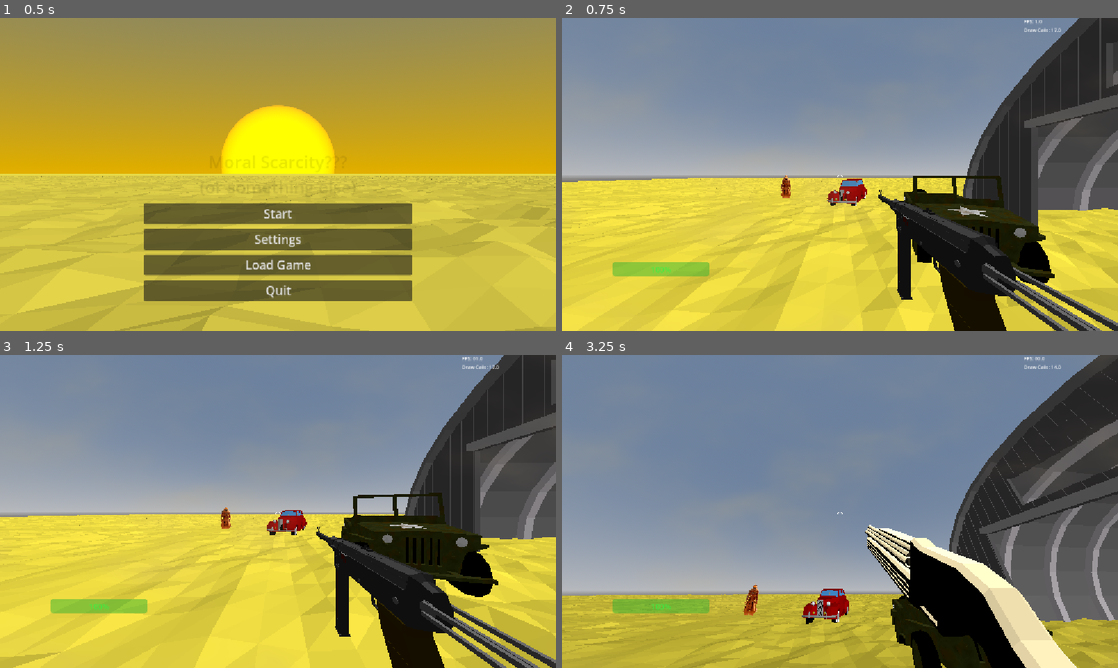
Above: before the commit, frames 1-4 (two rows, left to right).
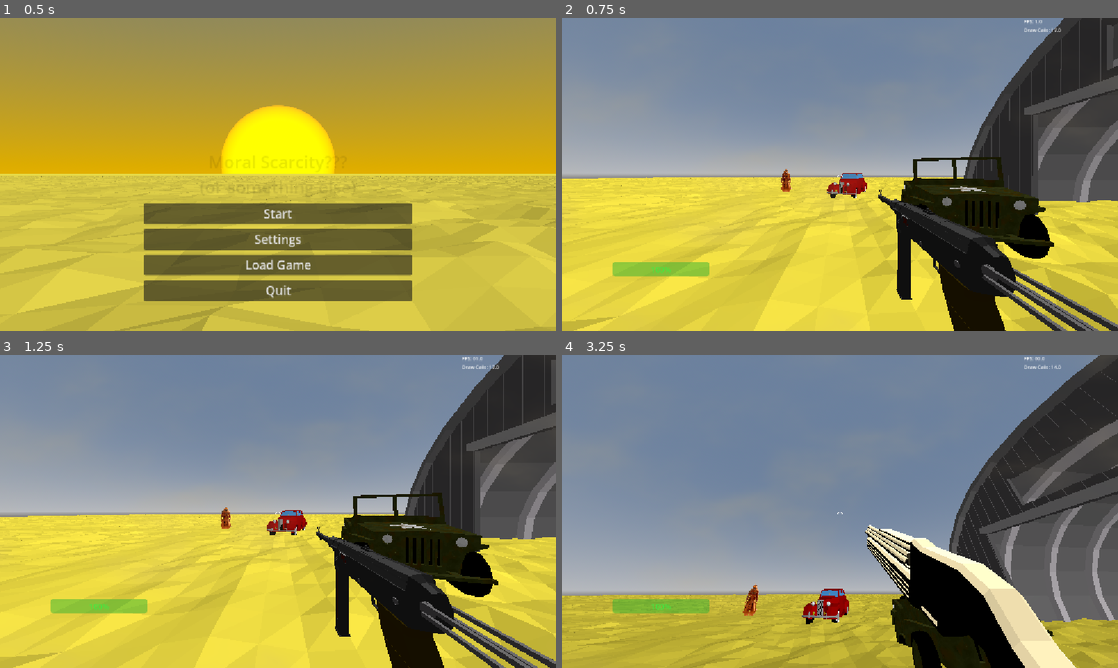
Above: after the commit, the same moments.

Repository: dinazaber/Desolate-Delivery
Game: Godot game, scene res://Scenes/MainMenu.tscn
The game is run twice, just before and just after one commit, with the same random seed, the same clock (stepped at 60 frames per second) and the same inputs.
Inputs (mouse positions are in pixels of both pictures, inside the frame that each line leads up to):
- Up to frame 1 (0.5 s): no input
- Up to frame 2 (0.75 s): click "Start" at 0.5 s
- Up to frame 3 (1.25 s): no input
- Up to frame 4 (3.25 s): tap Enter at 1.25 s; move the mouse to (962, 495) at 1.27 s; tap 1 (1) at 1.35 s; click (962, 495) at 1.42 s; tap 2 (2) at 1.55, 2.1 s; tap Space (Space) at 2 s; move the mouse to (812, 511) at 2.02 s; tap 3 (3) at 2.3, 2.85 s; move the mouse to (851, 505) at 2.77 s; tap A (A) at 3.05 s

Frame 1 is identical in both runs. In frame 2, 13% of the frame differs, in the area x 0-100%, y 0-100%; in frame 3, 0.8%; in frame 4, 0.6%.

Commit message:
Screen shake
ADDITIONS:
> added "shakeable camera" and "trauma causer" scenes
> screen shake has been introduced to weapons, landing, grenade explosions, and taking damage
> USAGE: https://youtu.be/1i5SB8Ct1y0?si=Bbe-v9b74iY1KXC7

RELATED TODOs:
> maybe add velocity-scaled camera shake?

Diff:
--- a/Scenes/Grenade.tscn
+++ b/Scenes/Grenade.tscn
@@ -2,6 +2,7 @@
 
 [ext_resource type="ArrayMesh" uid="uid://bx1fs0t7d5ng3" path="res://assets/Meshes/Weapons/Genade.mesh" id="1_be0jk"]
 [ext_resource type="Script" uid="uid://4i0nsk0syjsv" path="res://Scripts/Grenade.gd" id="1_t2ec2"]
+[ext_resource type="PackedScene" uid="uid://b4wyneleeqxp" path="res://Scenes/trauma_causer.tscn" id="3_6rbch"]
 
 [sub_resource type="CylinderShape3D" id="CylinderShape3D_t2ec2"]
 height = 0.22
@@ -136,6 +137,9 @@
 radial_segments = 8
 rings = 4
 
+[sub_resource type="SphereShape3D" id="SphereShape3D_ou7vq"]
+radius = 8.0
+
 [node name="Grenade" type="RigidBody3D" unique_id=1710984480 groups=["ShotReactable"]]
 collision_layer = 6
 collision_mask = 6
@@ -201,4 +205,10 @@
 process_material = SubResource("ParticleProcessMaterial_ij7c0")
 draw_pass_1 = SubResource("SphereMesh_e1jli")
 
+[node name="trauma_causer" parent="." unique_id=1675244516 instance=ExtResource("3_6rbch")]
+trauma_amount = 15.0
+
+[node name="CollisionShape3D" type="CollisionShape3D" parent="trauma_causer" unique_id=1399274076]
+shape = SubResource("SphereShape3D_ou7vq")
+
 [connection signal="timeout" from="Timer" to="." method="_on_timer_timeout"]
--- a/Scenes/LeftHandWeapons.tscn
+++ b/Scenes/LeftHandWeapons.tscn
@@ -1,6 +1,7 @@
 [gd_scene format=3 uid="uid://d3y1m515qojp2"]
 
 [ext_resource type="ArrayMesh" uid="uid://c1ua4nhpxyyli" path="res://assets/Meshes/Weapons/shotty.mesh" id="1_32bl7"]
+[ext_resource type="PackedScene" uid="uid://b4wyneleeqxp" path="res://Scenes/trauma_causer.tscn" id="2_2xa8l"]
 
 [sub_resource type="Animation" id="Animation_u6d72"]
 resource_name = "DrawShotgun"
@@ -96,6 +97,9 @@
 &"ShootShotgun": SubResource("Animation_jrs8s")
 }
 
+[sub_resource type="SphereShape3D" id="SphereShape3D_7x6it"]
+radius = 4.0
+
 [node name="LeftHand" type="Node3D" unique_id=1896444700]
 
 [node name="Shotty" type="MeshInstance3D" parent="." unique_id=48255100]
@@ -105,3 +109,9 @@
 
 [node name="AnimationPlayer" type="AnimationPlayer" parent="." unique_id=1787380741]
 libraries/ = SubResource("AnimationLibrary_lekgj")
+
+[node name="trauma_causer" parent="." unique_id=1675244516 instance=ExtResource("2_2xa8l")]
+trauma_amount = 1.5
+
+[node name="CollisionShape3D" type="CollisionShape3D" parent="trauma_causer" unique_id=169594543]
+shape = SubResource("SphereShape3D_7x6it")
--- a/Scenes/Player.tscn
+++ b/Scenes/Player.tscn
@@ -2,6 +2,7 @@
 
 [ext_resource type="Script" uid="uid://dh81y2wk5ijn" path="res://Scripts/Player.gd" id="1_g8lft"]
 [ext_resource type="PackedScene" uid="uid://4ercdvy5pe3t" path="res://Scenes/RightHandWeapons.tscn" id="2_kyqiw"]
+[ext_resource type="PackedScene" uid="uid://dvs50w2owu2rs" path="res://Scenes/shakeable_camera.tscn" id="2_megsn"]
 [ext_resource type="Script" uid="uid://mnanpq21gwd4" path="res://Scripts/PauseMenu.gd" id="3_dewec"]
 [ext_resource type="PackedScene" uid="uid://b2hljcs3010c5" path="res://Scenes/Settings.tscn" id="3_gntrk"]
 [ext_resource type="PackedScene" uid="uid://d3y1m515qojp2" path="res://Scenes/LeftHandWeapons.tscn" id="3_nn08x"]
@@ -62,26 +63,32 @@
 
 [node name="PlayerCamera" type="Camera3D" parent="." unique_id=1738772125]
 transform = Transform3D(-4.371213e-08, 9.313226e-10, -1, -5.1691977e-11, 1, 9.313226e-10, 1, 5.169202e-11, -4.371213e-08, 0, 0.639, 0)
+visible = false
 cull_mask = 1048573
 fov = 90.0
 size = 56.061
 
-[node name="throwableSpawn" type="Marker3D" parent="PlayerCamera" unique_id=67584433]
+[node name="shakeable_camera" parent="." unique_id=1373532385 instance=ExtResource("2_megsn")]
+transform = Transform3D(-4.371139e-08, 0, -1, 0, 1, 0, 1, 0, -4.371139e-08, 0, 0.64, 0)
+trauma_reduction_rate = 3.0
+noise_speed = 30.0
+
+[node name="throwableSpawn" type="Marker3D" parent="shakeable_camera" unique_id=67584433]
 transform = Transform3D(-4.371213e-08, -5.1691977e-11, 1, 9.313226e-10, 1, 5.169202e-11, -1, 9.313226e-10, -4.371213e-08, 4.426729e-09, 0, -1.4877298)
 
-[node name="PlayerRayEnd" type="Marker3D" parent="PlayerCamera" unique_id=1350417793]
-transform = Transform3D(1, 0, 0, 0, 1, 0, 0, 0, 1, 0, 0, -75)
-
-[node name="PlayerRay" type="RayCast3D" parent="PlayerCamera" unique_id=1906683229]
-transform = Transform3D(-4.371213e-08, -5.1691977e-11, 1, 9.313226e-10, 1, 5.169202e-11, -1, 9.313226e-10, -4.371213e-08, 0, 0, 0)
+[node name="PlayerRayEnd" type="Marker3D" parent="shakeable_camera" unique_id=1350417793]
+transform = Transform3D(1, 5.1691977e-11, -7.4251716e-13, -5.1691977e-11, 1, 9.313226e-10, 7.4251716e-13, -9.313226e-10, 1, 5.570655e-11, -0.0010000467, -75)
+
+[node name="PlayerRay" type="RayCast3D" parent="shakeable_camera" unique_id=1906683229]
+transform = Transform3D(-4.371139e-08, 9.232692e-19, 1, 0, 1, 9.232692e-19, -1, -4.0357378e-26, -4.371139e-08, 0, -0.0009999871, 0)
 target_position = Vector3(75, 0, 0)
 collision_mask = 6
 
-[node name="LeftHand" parent="PlayerCamera" unique_id=1896444700 instance=ExtResource("3_nn08x")]
-transform = Transform3D(-8.742278e-09, 0, 0.2, 7.66726e-24, 0.2, 0, -0.2, -4.5191364e-19, -8.742278e-09, -0.5461225, -0.38191456, -0.47322318)
-
-[node name="RightHand" parent="PlayerCamera" unique_id=267885530 instance=ExtResource("2_kyqiw")]
-transform = Transform3D(0.15, 0, 0, 0, 0.15, -3.3893527e-19, 0, -3.3893524e-19, 0.15, 0.24724317, -0.13591963, -0.30084935)
+[node name="LeftHand" parent="shakeable_camera" unique_id=1896444700 instance=ExtResource("3_nn08x")]
+transform = Transform3D(-8.74213e-09, 1.0338396e-11, 0.2, -1.8626452e-10, 0.2, -1.0338404e-11, -0.2, -1.8626452e-10, -8.74213e-09, -0.5461225, -0.38291454, -0.47322318)
+
+[node name="RightHand" parent="shakeable_camera" unique_id=267885530 instance=ExtResource("2_kyqiw")]
+transform = Transform3D(0.15, 7.753797e-12, -1.1146639e-13, -7.753797e-12, 0.15, 1.3969839e-10, 1.1146639e-13, -1.3969839e-10, 0.15, 0.24724317, -0.13691962, -0.30084935)
 
 [node name="PauseMenu" type="Control" parent="." unique_id=877245422 node_paths=PackedStringArray("hud")]
 process_mode = 3
--- a/Scenes/RightHandWeapons.tscn
+++ b/Scenes/RightHandWeapons.tscn
@@ -5,6 +5,7 @@
 [ext_resource type="ArrayMesh" uid="uid://dgnpgu3vv3a5n" path="res://assets/Meshes/Weapons/Speargun - PLACEHOLDER.mesh" id="3_7mlgx"]
 [ext_resource type="ArrayMesh" uid="uid://c6nmdg8hnoe36" path="res://assets/Meshes/Weapons/beggarsShotgun/frame.mesh" id="4_vqio2"]
 [ext_resource type="ArrayMesh" uid="uid://eadvfmp34ewb" path="res://assets/Meshes/Weapons/beggarsShotgun/barrels.mesh" id="5_qqpya"]
+[ext_resource type="PackedScene" uid="uid://b4wyneleeqxp" path="res://Scenes/trauma_causer.tscn" id="6_qqpya"]
 
 [sub_resource type="Animation" id="Animation_l5ase"]
 resource_name = "LoadBeggarsShotgun"
@@ -271,6 +272,9 @@
 &"ShootSMG": SubResource("Animation_yltro"),
 &"ShootSpeargun": SubResource("Animation_vqio2")
 }
+
+[sub_resource type="SphereShape3D" id="SphereShape3D_l5ase"]
+radius = 15.0
 
 [sub_resource type="StandardMaterial3D" id="StandardMaterial3D_8qb6n"]
 transparency = 2
@@ -306,6 +310,8 @@
 material = SubResource("StandardMaterial3D_7bpbl")
 size = Vector3(0.01, 0.01, 10)
 
+[sub_resource type="SphereShape3D" id="SphereShape3D_qqpya"]
+
 [node name="RightHand" type="Node3D" unique_id=267885530]
 
 [node name="AnimationPlayer" type="AnimationPlayer" parent="." unique_id=207191350]
@@ -314,6 +320,12 @@
 [node name="SMG" type="MeshInstance3D" parent="." unique_id=559022510]
 transform = Transform3D(-8.742278e-09, 0, 0.2, 0, 0.2, 0, -0.2, 0, -8.742278e-09, 0, 0, 0)
 mesh = ExtResource("1_yltro")
+
+[node name="trauma_causer" parent="SMG" unique_id=1675244516 instance=ExtResource("6_qqpya")]
+trauma_amount = 0.3
+
+[node name="CollisionShape3D" type="CollisionShape3D" parent="SMG/trauma_causer" unique_id=1452703017]
+shape = SubResource("SphereShape3D_l5ase")
 
 [node name="Barrel" type="Node3D" parent="SMG" unique_id=576063553]
 transform = Transform3D(-1.4570462e-07, 0, -3.3333328, 0, 3.3333328, 0, 3.3333328, 0, -1.4570462e-07, 22.520256, 0, 9.843917e-07)
@@ -345,6 +357,12 @@
 [node name="BeggarsShotgun" type="Marker3D" parent="." unique_id=1087278608]
 visible = false
 
+[node name="trauma_causer" parent="BeggarsShotgun" unique_id=1077320746 instance=ExtResource("6_qqpya")]
+
+[node name="CollisionShape3D" type="CollisionShape3D" parent="BeggarsShotgun/trauma_causer" unique_id=1212888430]
+transform = Transform3D(10, 0, 0, 0, 10, 0, 0, 0, 10, 0, 0, 0)
+shape = SubResource("SphereShape3D_qqpya")
+
 [node name="Frame" type="MeshInstance3D" parent="BeggarsShotgun" unique_id=972063788]
 transform = Transform3D(-0.19999996, -1.4279067e-09, -3.0035153e-08, -6.493792e-10, 0.19999996, -4.656613e-10, 2.9802322e-08, -4.656613e-10, -0.19999996, 0.012746229, -0.13472262, -3.8664975)
 mesh = ExtResource("4_vqio2")
--- /dev/null
+++ b/Scenes/shakeable_camera.tscn
@@ -0,0 +1,21 @@
+[gd_scene format=3 uid="uid://dvs50w2owu2rs"]
+
+[ext_resource type="Script" uid="uid://c7e3sbb04x4n1" path="res://Scripts/shakeable_camera.gd" id="1_a31he"]
+
+[sub_resource type="FastNoiseLite" id="FastNoiseLite_fh7ym"]
+frequency = 0.05
+fractal_octaves = 4
+fractal_gain = 0.8
+
+[sub_resource type="SphereShape3D" id="SphereShape3D_w2e3y"]
+radius = 1.5
+
+[node name="shakeable_camera" type="Area3D" unique_id=1373532385]
+script = ExtResource("1_a31he")
+noise = SubResource("FastNoiseLite_fh7ym")
+
+[node name="CollisionShape3D" type="CollisionShape3D" parent="." unique_id=42415818]
+shape = SubResource("SphereShape3D_w2e3y")
+
+[node name="Camera3D" type="Camera3D" parent="." unique_id=696304236]
+fov = 90.0
--- a/Scenes/test.tscn
+++ b/Scenes/test.tscn
@@ -137,7 +137,7 @@
 environment = SubResource("Environment_ys1qc")
 
 [node name="Player" parent="." unique_id=1941692924 node_paths=PackedStringArray("screenEffect", "sun") instance=ExtResource("2_8od7v")]
-transform = Transform3D(0.8183203, 0, -0.57476246, 0, 1, 0, 0.57476246, 0, 0.8183203, -3.9721003, 1.7755189, -3.147481)
+transform = Transform3D(0.8183203, 0, -0.57476246, 0, 1, 0, 0.57476246, 0, 0.8183203, -3.9721003, 0.59070325, -3.147481)
 screenEffect = NodePath("SandHaze")
 sun = NodePath("../DirectionalLight3D")
 
--- /dev/null
+++ b/Scenes/trauma_causer.tscn
@@ -0,0 +1,6 @@
+[gd_scene format=3 uid="uid://b4wyneleeqxp"]
+
+[ext_resource type="Script" uid="uid://djtsqhxg1n87g" path="res://Scripts/trauma_causer.gd" id="1_f1ote"]
+
+[node name="trauma_causer" type="Area3D" unique_id=1675244516]
+script = ExtResource("1_f1ote")
--- a/Scripts/Player.gd
+++ b/Scripts/Player.gd
@@ -6,15 +6,20 @@
 const headAmp = 0.08
 var headTime = 0.0
 
-@onready var camDefHeight = $PlayerCamera.position.y
+@onready var camera = $shakeable_camera
+@onready var camDefHeight = camera.position.y
 @onready var healthBar = $HUD/HealthBar
 @export var screenEffect: ColorRect
 @export var sun: DirectionalLight3D
 
-@onready var rightWeapon_smg: MeshInstance3D = $PlayerCamera/RightHand/SMG
-@onready var rightWeapon_beggarsShotgun: Marker3D = $PlayerCamera/RightHand/BeggarsShotgun
-@onready var rightWeapon_speargun: MeshInstance3D = $PlayerCamera/RightHand/SpeargunPlaceholder
-@onready var leftWeapon: MeshInstance3D = $PlayerCamera/LeftHand/Shotty
+@onready var rightWeapon_smg: MeshInstance3D = $shakeable_camera/RightHand/SMG
+@onready var rightWeapon_beggarsShotgun: Marker3D = $shakeable_camera/RightHand/BeggarsShotgun
+@onready var rightWeapon_speargun: MeshInstance3D = $shakeable_camera/RightHand/SpeargunPlaceholder
+@onready var leftWeapon: MeshInstance3D = $shakeable_camera/LeftHand/Shotty
+
+@onready var smg_shake = $shakeable_camera/RightHand/SMG/trauma_causer
+@onready var beggarsShotgun_shake = $shakeable_camera/RightHand/BeggarsShotgun/trauma_causer
+@onready var offHandShotgun_shake = $shakeable_camera/LeftHand/trauma_causer
 
 var speed: float = 0
 var accel_mod: float = 1.0 #acceleration modifier
@@ -23,6 +28,7 @@
 var knocked: bool = false
 var crouch: bool = false
 var slam: bool = false
+var airborne: bool = false
 var dead: bool = false
 var canShoot: bool = true
 
@@ -62,14 +68,14 @@
 var instance_grenade
 
 
-@onready var playerRay = $PlayerCamera/PlayerRay
-@onready var playerRay_end = $PlayerCamera/PlayerRayEnd
+@onready var playerRay = $shakeable_camera/PlayerRay
+@onready var playerRay_end = $shakeable_camera/PlayerRayEnd
 
 var current_gun = "smg"
 var beggarsMag = 0
-@onready var rightWeaponAnim = $PlayerCamera/RightHand/AnimationPlayer
-@onready var spearSpawn = $PlayerCamera/RightHand/SpeargunPlaceholder/Barrel
-@onready var leftWeaponAnim = $PlayerCamera/LeftHand/AnimationPlayer
+@onready var rightWeaponAnim = $shakeable_camera/RightHand/AnimationPlayer
+@onready var spearSpawn = $shakeable_camera/RightHand/SpeargunPlaceholder/Barrel
+@onready var leftWeaponAnim = $shakeable_camera/LeftHand/AnimationPlayer
 
 @onready var slam_area = $GroundSlam
 
@@ -96,14 +102,14 @@
 
 
 func updateScreenEffect(): #Function for current and future screen effects
-	var forward = -$PlayerCamera.global_transform.basis.z
+	var forward = -camera.global_transform.basis.z
 	var horizontal_forward = Vector3(forward.x, 0, forward.z).normalized()
 	var dot = forward.dot(horizontal_forward)
 	var factor = clamp(dot, 0.0, 1.0)
 	screenEffect.material.set("shader_parameter/look_angle_factor", factor)
 
 func _ready() -> void:
-	$PlayerCamera.make_current()
+	$shakeable_camera/Camera3D.make_current()
 	healthBar.max_value = PLAYER_MAX_HEALTH
 
 	if sun!=null:
@@ -136,7 +142,7 @@
 	#cameraDistance = clamp(cameraDistance,15, 45)
 
 	rotation.y = lerp_angle(rotation.y, yaw, delta*20) # left/right
-	$PlayerCamera.rotation.x = lerp_angle($PlayerCamera.rotation.x, -pitch, delta*20)
+	camera.rotation.x = lerp_angle(camera.rotation.x, -pitch, delta*20)
 
 
 	if Input.is_action_just_pressed("1"): # smg
@@ -179,11 +185,13 @@
 					beggarsMag += 1
 			elif beggarsMag > 1 and !rightWeaponAnim.is_playing():
 				rightWeaponAnim.play("ShootBeggarsShotgun_consecutive")
+				beggarsShotgun_shake.cause_trauma()
 				await get_tree().create_timer(0.2).timeout
 				beggarsMag -= 1
 				shoot_beggarsShotgun()
 			elif beggarsMag == 1 and !rightWeaponAnim.is_playing():
 				rightWeaponAnim.play("ShootBeggarsShotgun_last")
+				beggarsShotgun_shake.cause_trauma()
 				await get_tree().create_timer(0.4).timeout
 				beggarsMag -= 1
 				shoot_beggarsShotgun()
@@ -208,13 +216,13 @@
 		crouch = true
 		player_crouch.visible = true
 		player_stand.visible = false
-		$PlayerCamera.position.y = lerp($PlayerCamera.position.y, camDefHeight - 0.5, 20 * delta)
+		camera.position.y = lerp(camera.position.y, camDefHeight - 0.5, 20 * delta)
 		accel_mod = 0.08
 	else:
 		crouch = false
 		player_crouch.visible = false
 		player_stand.visible = true
-		$PlayerCamera.position.y = lerp($PlayerCamera.position.y, camDefHeight, 20 * delta)
+		camera.position.y = lerp(camera.position.y, camDefHeight, 20 * delta)
 		accel_mod = 1.0
 
 	speed = move_toward(speed, walk_speed, delta * 15.0)
@@ -235,6 +243,10 @@
 		if slam == true:
 			slam = false
 			slam_ground()
+
+		if airborne:
+			airborne = false
+			camera.add_trauma(0.7)
 
 		if Input.is_action_just_pressed("Space"):
 			velocity.y += jump_speed
@@ -252,14 +264,15 @@
 			# head bob
 			headTime += delta * velocity.length() * float(is_on_floor())
 			var pos = Vector3.ZERO
-			pos.y = $PlayerCamera.position.y + sin(headTime*headFreq) * headAmp
-			$PlayerCamera.position.y = lerp($PlayerCamera.position.y, pos.y, 20 * delta)
+			pos.y = camera.position.y + sin(headTime*headFreq) * headAmp
+			camera.position.y = lerp(camera.position.y, pos.y, 20 * delta)
 
 		else: # no input speed
 			velocity.x = lerp(velocity.x, direction.x * speed, delta * 5.0 * accel_mod)
 			velocity.z = lerp(velocity.z, direction.z * speed, delta * 5.0 * accel_mod)
 
 	else: # airborne speed
+		airborne = true
 		velocity.y -= 20 * delta # Gravity
 
 		if Input.is_action_just_pressed("Ctrl") and !$GroundSlamCheck.is_colliding(): # Groundslam
@@ -279,12 +292,13 @@
 	if type == "player":
 		recieved_damage /= 5
 	player_health -= recieved_damage
+	camera.add_trauma(recieved_damage/20)
 	checkLifeLine()
 
 func throw_grenade():
 	instance_grenade = grenade.instantiate()
-	instance_grenade.position = $PlayerCamera/throwableSpawn.global_position
-	var throw_dir = -$PlayerCamera.global_transform.basis.z.normalized()
+	instance_grenade.position = $shakeable_camera/throwableSpawn.global_position
+	var throw_dir = -camera.global_transform.basis.z.normalized()
 	var forward_force = 10
 	var upward_force = 3.5
 	instance_grenade.apply_central_impulse((throw_dir * forward_force) + Vector3(0, upward_force, 0) + velocity)
@@ -293,6 +307,7 @@
 func shoot_smg():
 	if !rightWeaponAnim.is_playing() and canShoot:
 		rightWeaponAnim.play("ShootSMG")
+		smg_shake.cause_trauma()
 		if playerRay.is_colliding():
 			if playerRay.get_collider().is_in_group("Enemy"):
 				playerRay.get_collider().hit(smg_damage, "player")
@@ -320,9 +335,10 @@
 		leftWeaponAnim.play("DrawShotgun")
 		await get_tree().create_timer(0.25).timeout
 		leftWeaponAnim.play("ShootShotgun")
+		offHandShotgun_shake.cause_trauma()
 
 		if !is_on_floor():
-			var direction = $PlayerCamera.global_transform.basis.z.normalized()
+			var direction = camera.global_transform.basis.z.normalized()
 			knockBack(direction, 10, 0.2)
 
 		if playerRay.is_colliding():
--- a/Scripts/grenade.gd
+++ b/Scripts/grenade.gd
@@ -30,6 +30,7 @@
 	explode()
 
 func explode():
+	$trauma_causer.cause_trauma()
 	if current_exposion_box.has_overlapping_bodies():
 		var bodies = current_exposion_box.get_overlapping_bodies()
 		for body in bodies:
@@ -44,7 +45,6 @@
 	fire.emitting = true
 	await get_tree().create_timer(2.0).timeout
 
-	print("boom")
 	queue_free()
 
 func _on_timer_timeout() -> void:
--- /dev/null
+++ b/Scripts/shakeable_camera.gd
@@ -0,0 +1,35 @@
+extends Area3D
+
+@export var trauma_reduction_rate = 1.0
+@export var noise: FastNoiseLite
+@export var noise_speed = 50.0
+@export var max_x = 10.0
+@export var max_y = 10.0
+@export var max_z = 5.0
+
+var trauma = 0.0
+var time = 0.0
+
+@onready var camera = $Camera3D
+@onready var initial_rotation = camera.rotation_degrees
+
+func _process(delta: float) -> void:
+	time += delta
+	trauma = max(trauma - delta * trauma_reduction_rate, 0.0)
+
+	camera.rotation_degrees.x = initial_rotation.x + max_x * get_shake_intencity() * get_noise_from_seed(0)
+	camera.rotation_degrees.y = initial_rotation.y + max_y * get_shake_intencity() * get_noise_from_seed(1)
+	camera.rotation_degrees.z = initial_rotation.z + max_z * get_shake_intencity() * get_noise_from_seed(2)
+
+
+func add_trauma(trauma_amount: float):
+	trauma = clamp(trauma + trauma_amount, 0.0, 1.0)
+
+
+func get_shake_intencity() -> float:
+	return trauma * trauma
+
+
+func get_noise_from_seed(_seed: int) -> float:
+	noise.seed = _seed
+	return noise.get_noise_1d(time * noise_speed)
--- /dev/null
+++ b/Scripts/trauma_causer.gd
@@ -0,0 +1,9 @@
+extends Area3D
+
+@export var trauma_amount = 1.0
+
+func cause_trauma():
+	var trauma_areas = get_overlapping_areas()
+	for area in trauma_areas:
+		if area.has_method("add_trauma"):
+			area.add_trauma(trauma_amount)
Not shown, added: Scripts/shakeable_camera.gd.uid
Not shown, added: Scripts/trauma_causer.gd.uid
